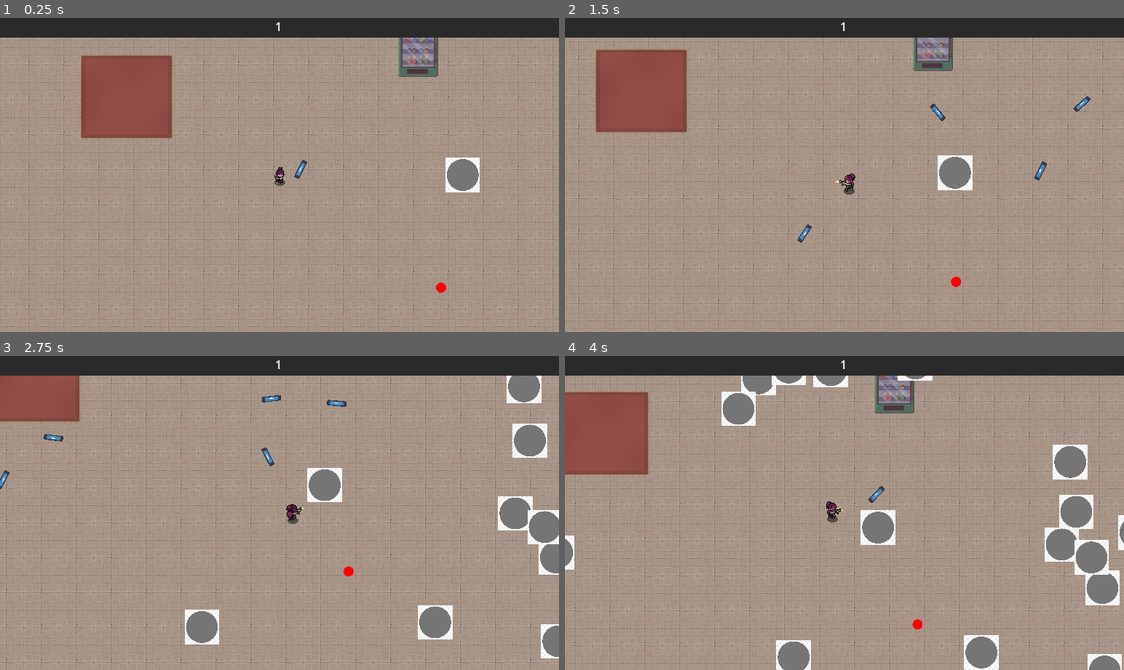
Above: before the commit, frames 1-4 (two rows, left to right).
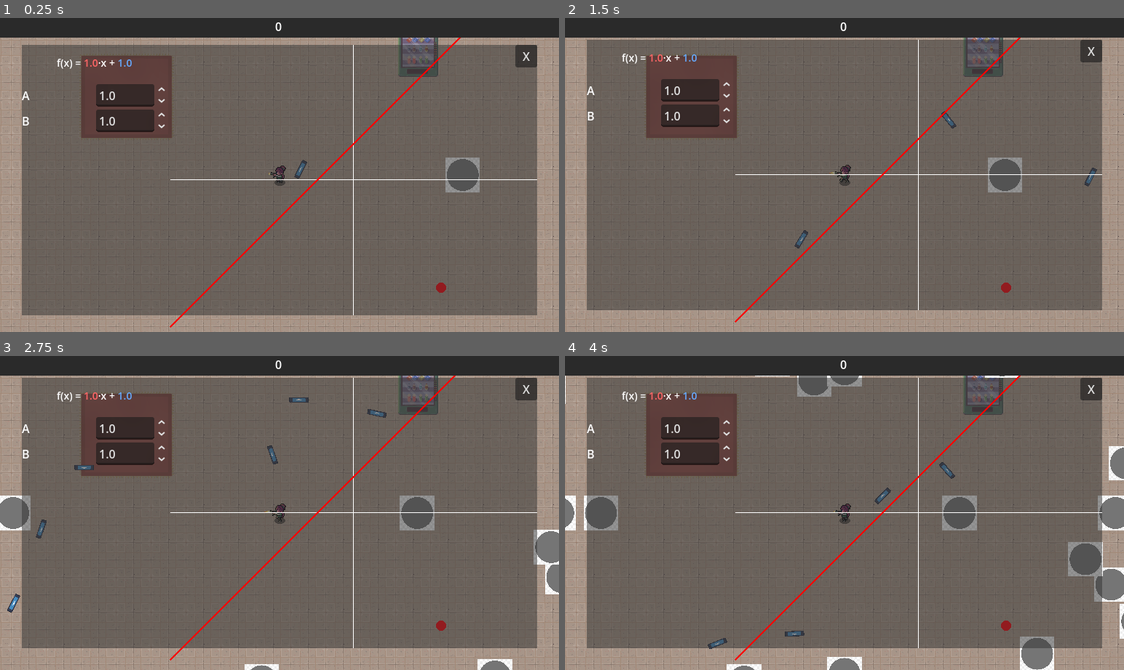
Above: after the commit, the same moments.

Repository: Sylvvs/CoopPuzzle
Game: Godot game, scene res://scenes/logic/scene_handler.tscn
Two runs of this game, one before a commit and one after it. Both use one fixed random seed, a clock stepped at 60 frames per second and the inputs below. The engine's default icon, where the game draws it, is replaced by a stand-in: a white triangle on a blue panel in a dark square.
Inputs (mouse positions are in pixels of both pictures, inside the frame that each line leads up to):
- Up to frame 1 (0.25 s): no input
- Up to frame 2 (1.5 s): move the mouse to (967, 159) at 0.52 s; hold D (right) 0.53-1.28 s; click (967, 159) at 0.6 s; move the mouse to (732, 190) at 1.27 s; hold S (down) from 1.28 s (still down); tap E (interact) at 1.35 s
- Up to frame 3 (2.75 s): move the mouse to (335, 443) at 2.02 s; release S (down) at 2.03 s; hold D (right) from 2.03 s (still down); click (335, 443) at 2.1 s
- Up to frame 4 (4 s): move the mouse to (816, 575) at 2.77 s; release D (right) at 2.78 s; hold W (up) 2.78-3.53 s; tap E (interact) at 2.85 s; move the mouse to (1012, 560) at 3.52 s; hold A (left) from 3.53 s (still down); click (1012, 560) at 3.6 s

The runs differ from the first frame. In frame 1, 79% of the frame differs, in the area x 3-97%, y 1-99%; in frame 2, 80%; in frame 3, 82%; in frame 4, 84%, in the area x 0-100%, y 1-100%.
Error after the commit: Parse Error: Variable "upgradeOptions" has the same name as a previously declared variable. (res://scenes/player.gd:16)

Commit message:
im killing myself dude

Diff:
--- a/scenes/player.gd
+++ b/scenes/player.gd
@@ -13,8 +13,16 @@
 @onready var levelPanel = $CanvasLayer/LevelUp
 @onready var upgradeOptions = $CanvasLayer/LevelUp/upgradeOptions
 @onready var itemOptions = preload("res://scenes/UI Elements/item_option.tscn")
+@onready var upgradeOptions = $CanvasLayer/LevelUp/lbl_levelup
+@onready var gun = $Gun
+@onready var graph = $CanvasLayer/GraphEditingWindow
 
 
+func _ready() -> void:
+	graph.graph_updated.connect(graf_changed)
+
+func graf_changed(func_ref: Callable):
+	gun.f = func_ref
 
 
 func _physics_process(_delta: float) -> void:
--- a/scenes/player.tscn
+++ b/scenes/player.tscn
@@ -21,6 +21,7 @@
 [ext_resource type="Texture2D" uid="uid://cq8bgwdio46st" path="res://sprites/The Female Adventurer - Premium/Attack/Gun/Shooting_Up_Right.png" id="18_ke2ow"]
 [ext_resource type="Texture2D" uid="uid://c0ab4ytwoshnj" path="res://sprites/The Female Adventurer - Premium/Attack/Gun/Shooting_Up.png" id="19_ujl30"]
 [ext_resource type="PackedScene" uid="uid://bt8h5bukofmb6" path="res://scenes/UI Elements/XP&LVL.tscn" id="21_i4ail"]
+[ext_resource type="PackedScene" uid="uid://curpmy3lye6jg" path="res://scenes/UI Elements/Graph editing window.tscn" id="22_a38lo"]
 
 [sub_resource type="CircleShape2D" id="CircleShape2D_qhqgy"]
 radius = 15.0
@@ -714,4 +715,7 @@
 offset_right = 190.0
 offset_bottom = 100.0
 
+[node name="GraphEditingWindow" parent="CanvasLayer" instance=ExtResource("22_a38lo")]
+visible = false
+
 [connection signal="area_entered" from="Area2D" to="." method="_on_area_2d_area_entered"]
--- a/scripts/bullet.gd
+++ b/scripts/bullet.gd
@@ -54,7 +54,7 @@
 	rotation = init_rot+angle
 
 	position = init_pos+ Vector2(x * 100, -y * 100).rotated(init_rot)
-
+	visible = true;
 
 	if elapsed_time > lifetime:
 		queue_free()
--- a/scripts/graph_editing_window.gd
+++ b/scripts/graph_editing_window.gd
@@ -19,6 +19,7 @@
 signal graph_updated(fun_ref: Callable)
 
 func _ready():
+	visible = true;
 	close_button.pressed.connect(_close)
 	_show_popup()
 	load_graph("Linear", {"A": 1, "B": 1})
--- a/scripts/gun.gd
+++ b/scripts/gun.gd
@@ -5,14 +5,12 @@
 var cooldown = 0;
 var cooldown_timer = 0.2
 
-func f(x):
-	return sin(2*x)
+var f: Callable = func(x): return sin(2*x)
 
 func _process(delta: float) -> void:
 	var mouse = get_global_mouse_position()
 	var to_mouse = mouse - get_parent().global_position
 
-	# Rotate around origin relative to parent
 	rotation = to_mouse.angle()
 	position = Vector2(28,0).rotated(rotation)
 
@@ -24,7 +22,8 @@
 
 func summon_bullet():
 	var new_bullet = BULLET.instantiate()
-	new_bullet.FUNCT = Callable(self, "f")
+	new_bullet.visible = false;
+	new_bullet.FUNCT = f
 	new_bullet.position = get_parent().position+Vector2(25,0).rotated(rotation)
 	new_bullet.init_rot = rotation
 	get_parent().get_parent().add_child(new_bullet)
Not shown: 1 places in scenes/player.tscn that only renumber resources
Not shown: 1 places in scenes/testlevel.tscn that only renumber resources
